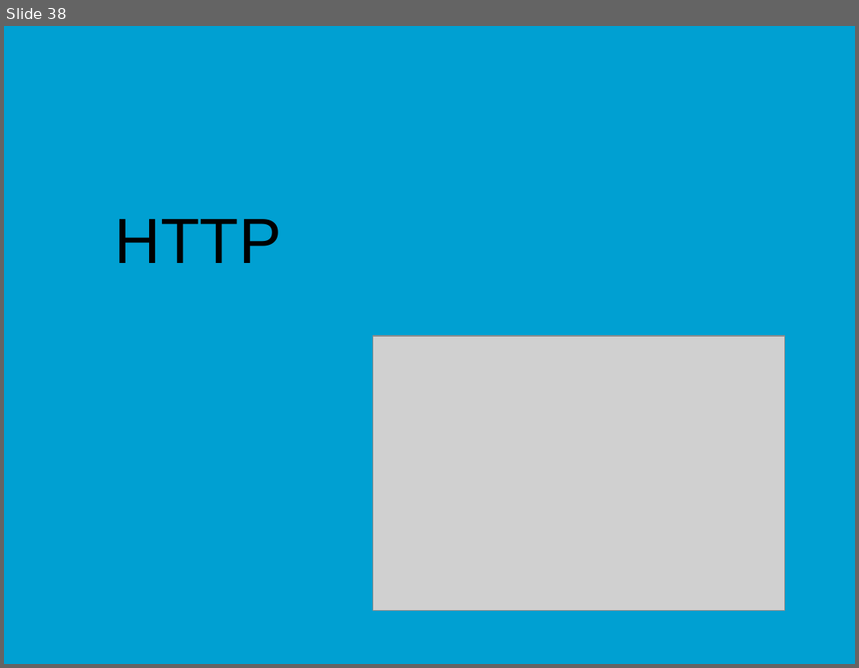
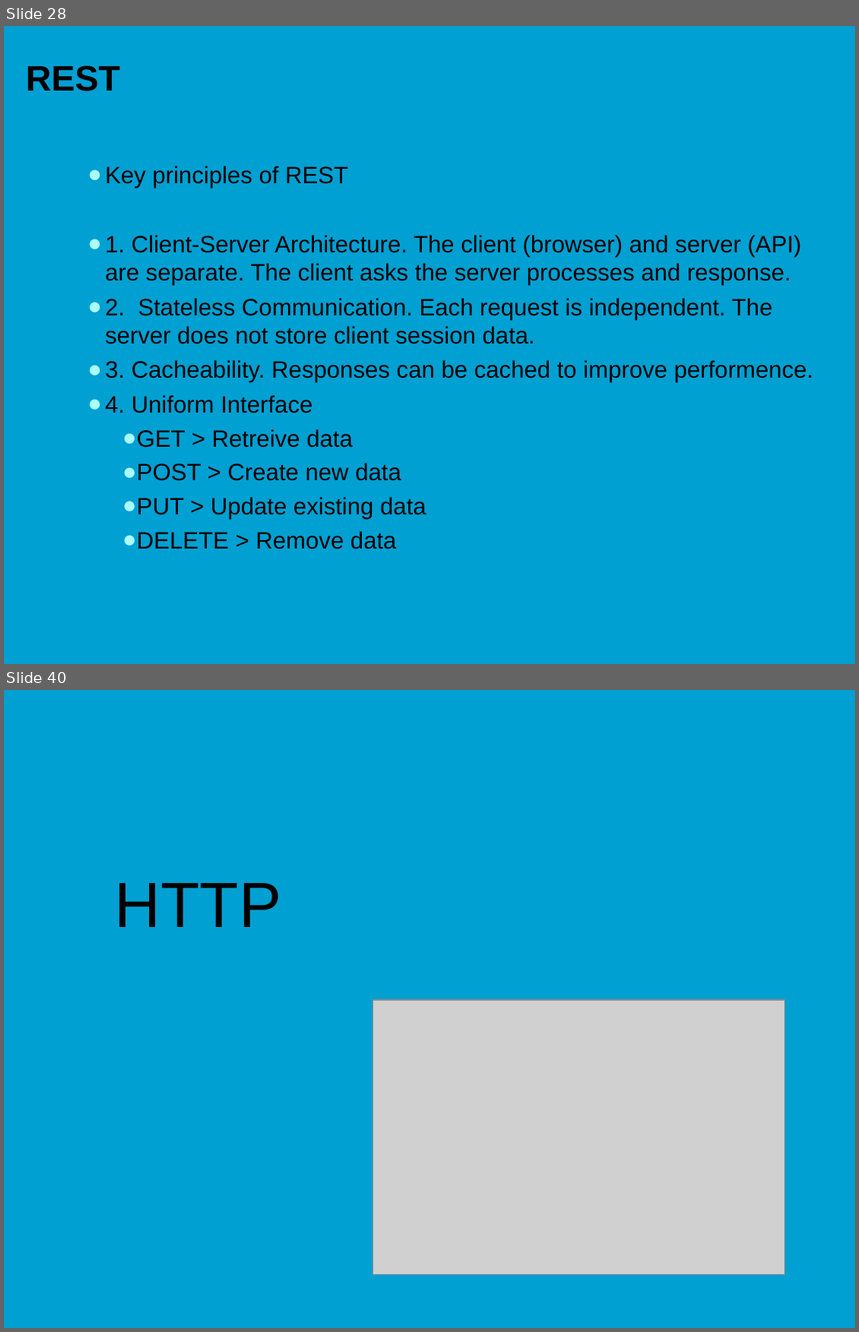
Before and after one commit to HU-TI-DEV/TI-S3, a slide deck: onderwijsmateriaal/presentaties/Communication_Protocols_v1.0.pptx. Shown one above the other, each under a label of ours: slide 38 before the commit, slides 28 and 40 after it; the slides between them are not shown. The pictures are 859x668 and 859x1332 pixels, drawn with LibreOffice and Linux fonts; fonts in the diff are those of the drawing; grey boxes stand for pictures; background and template pictures are left out. Boxes give left, top, right and bottom in pixels: in the first picture for what was removed or moved away, otherwise in the second. Text is boxed around its words. In the diff, an @@ line names an element or a change of style, - is before the commit and + after.

Commit message:
update communication protocols powerpoint

```diff
--- a/onderwijsmateriaal/presentaties/Communication_Protocols_v1.0.pptx
+++ b/onderwijsmateriaal/presentaties/Communication_Protocols_v1.0.pptx
@@ slide 28 added at [4,26,855,664], background picture (left out) @@
@@ title added at [26,66,120,91], 30 pt, text #000000, bold @@
+REST
@@ text added at [105,166,813,550], 20 pt, text #000000 @@
+  ● Key principles of REST
+  ● 1. Client-Server Architecture. The client (browser) and server (API) are separate. The client asks the server processes and response.
+  ● 2. Stateless Communication. Each request is independent. The server does not store client session data.
+  ● 3. Cacheability. Responses can be cached to improve performence.
+  ● 4. Uniform Interface
+    ● GET > Retreive data
+    ● POST > Create new data
+    ● PUT > Update existing data
+    ● DELETE > Remove data
@@ what was slide 38 is now slide 40 @@
```
Also in this commit, not shown: 22 slides changed, 1 other slide added.
